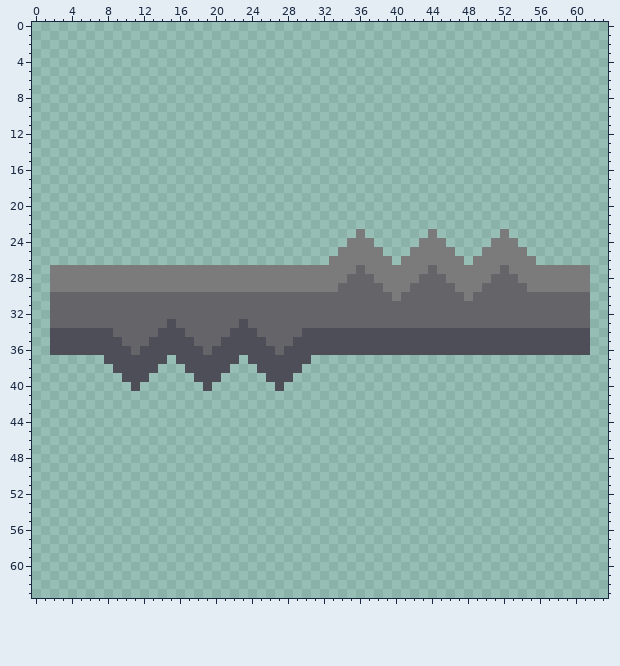
Two versions of one pixel-art sprite, sprites/blocks/drills/sifter-rotator.png. The picture above was drawn from the file before the commit.
The file is 64x64 pixels. Pixels under 10% opacity are left out.
New version:
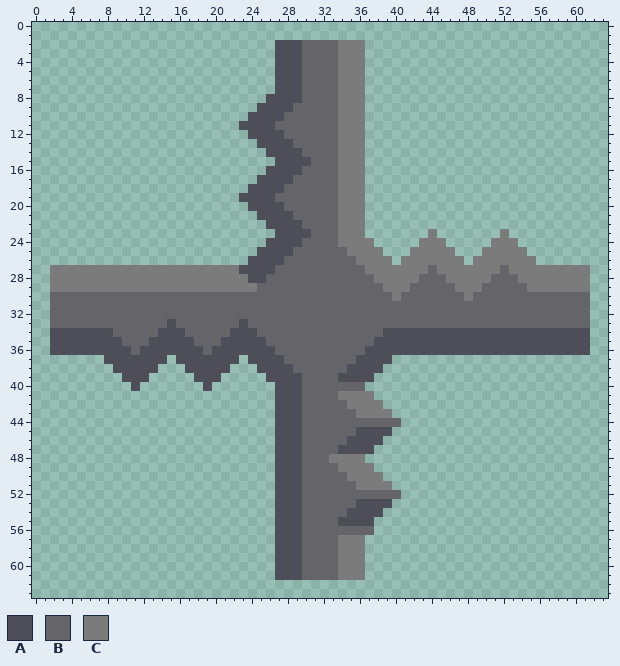
Palette (. is transparent): A #4d4e58  B #646469  C #7b7b7b
The exact change:
y 2..7: x 27..36 .......... -> AAABBBBCCC
y 8: x 26..36 ........... -> AAAABBBBCCC
y 9: x 25..36 ............ -> AAAABBBBBCCC
y 10: x 24..36 ............. -> AAAABBBBBBCCC
y 11: x 23..36 .............. -> AAAABBBBBBBCCC
y 12: x 24..36 ............. -> AAAABBBBBBCCC
y 13: x 25..36 ............ -> AAAABBBBBCCC
y 14: x 26..36 ........... -> AAAABBBBCCC
y 15: x 27..36 .......... -> AAAABBBCCC
y 16: x 26..36 ........... -> AAAABBBBCCC
y 17: x 25..36 ............ -> AAAABBBBBCCC
y 18: x 24..36 ............. -> AAAABBBBBBCCC
y 19: x 23..36 .............. -> AAAABBBBBBBCCC
y 20: x 24..36 ............. -> AAAABBBBBBCCC
y 21: x 25..36 ............ -> AAAABBBBBCCC
y 22: x 26..36 ........... -> AAAABBBBCCC
y 23: x 27..35 ......... -> AAAABBBCC
y 24: x 26..34 ......... -> AAAABBBBC
y 25: x 25..34 .........C -> AAAABBBBBB
y 26: x 24..35 .........CCC -> AAAABBBBBBBB
y 27: x 23..35 CCCCCCCCCCCCC -> AAAABBBBBBBBB
y 28: x 24..34 CCCCCCCCCCC -> AABBBBBBBBB
y 29: x 25..33 CCCCCCCCC -> BBBBBBBBB
y 34: x 30..38 AAAAAAAAA -> BBBBBBBBB
y 35: x 29..37 AAAAAAAAA -> BBBBBBBBB
y 36: x 28..36 AAAAAAAAA -> BBBBBBBBB
y 37: x 28..39 AAA......... -> BBBBBBBBAAAA
y 38: x 29..38 A......... -> BBBBBBAAAA
y 39: x 29..37 ......... -> ABBBBAAAA
y 40: x 28..36 ......... -> AABBBBBBB
y 41: x 27..37 ........... -> AAABBBBCCCC
y 42: x 27..38 ............ -> AAABBBBBCCCC
y 43: x 27..39 ............. -> AAABBBBBBCCCC
y 44: x 27..40 .............. -> AAABBBBBBBBBBB
y 45: x 27..39 ............. -> AAABBBBBBAAAA
y 46: x 27..38 ............ -> AAABBBBBAAAA
y 47: x 27..37 ........... -> AAABBBBAAAA
y 48: x 27..36 .......... -> AAABBBCCCC
y 49: x 27..37 ........... -> AAABBBBCCCC
y 50: x 27..38 ............ -> AAABBBBBCCCC
y 51: x 27..39 ............. -> AAABBBBBBCCCC
y 52: x 27..40 .............. -> AAABBBBBBBBBBB
y 53: x 27..39 ............. -> AAABBBBBBAAAA
y 54: x 27..38 ............ -> AAABBBBBAAAA
y 55: x 27..37 ........... -> AAABBBBAAAA
y 56: x 27..37 ........... -> AAABBBBBBBB
y 57..61: x 27..36 .......... -> AAABBBBCCC
Where, in picture pixels (left, top, right, bottom), the same in both pictures:
changed: (239, 40, 365, 292)
changed: (275, 328, 401, 580)
